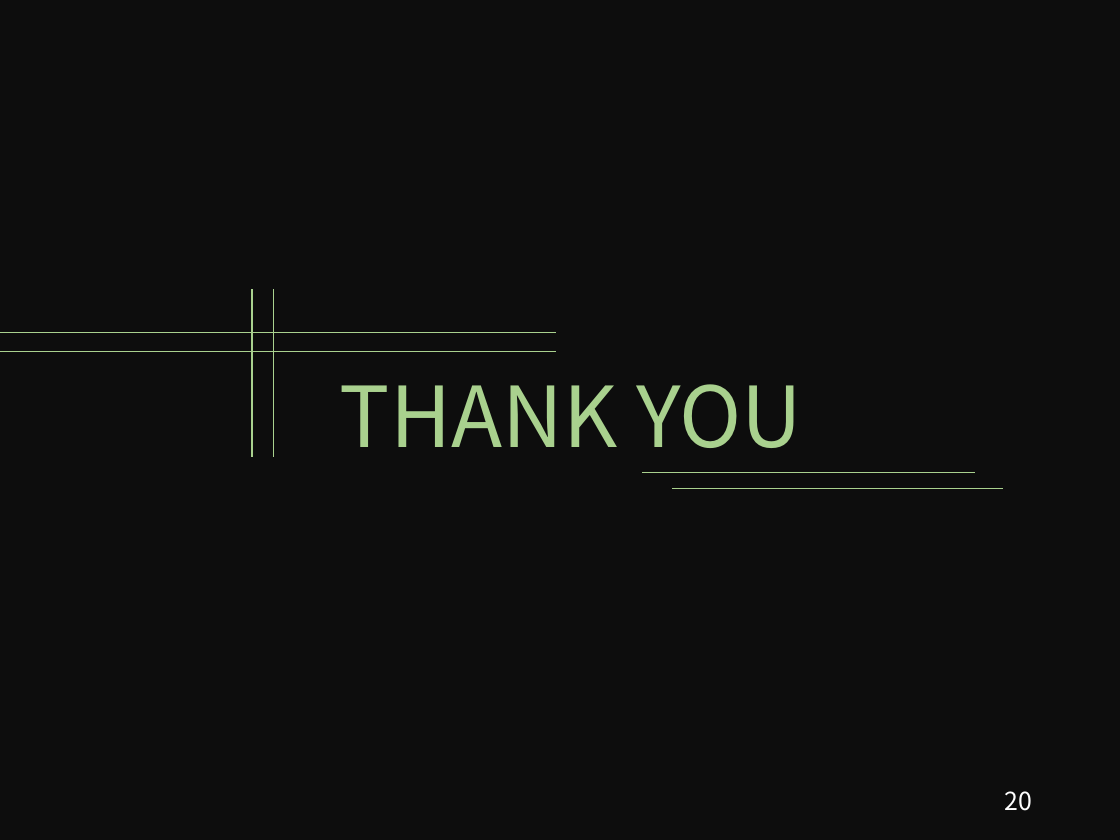
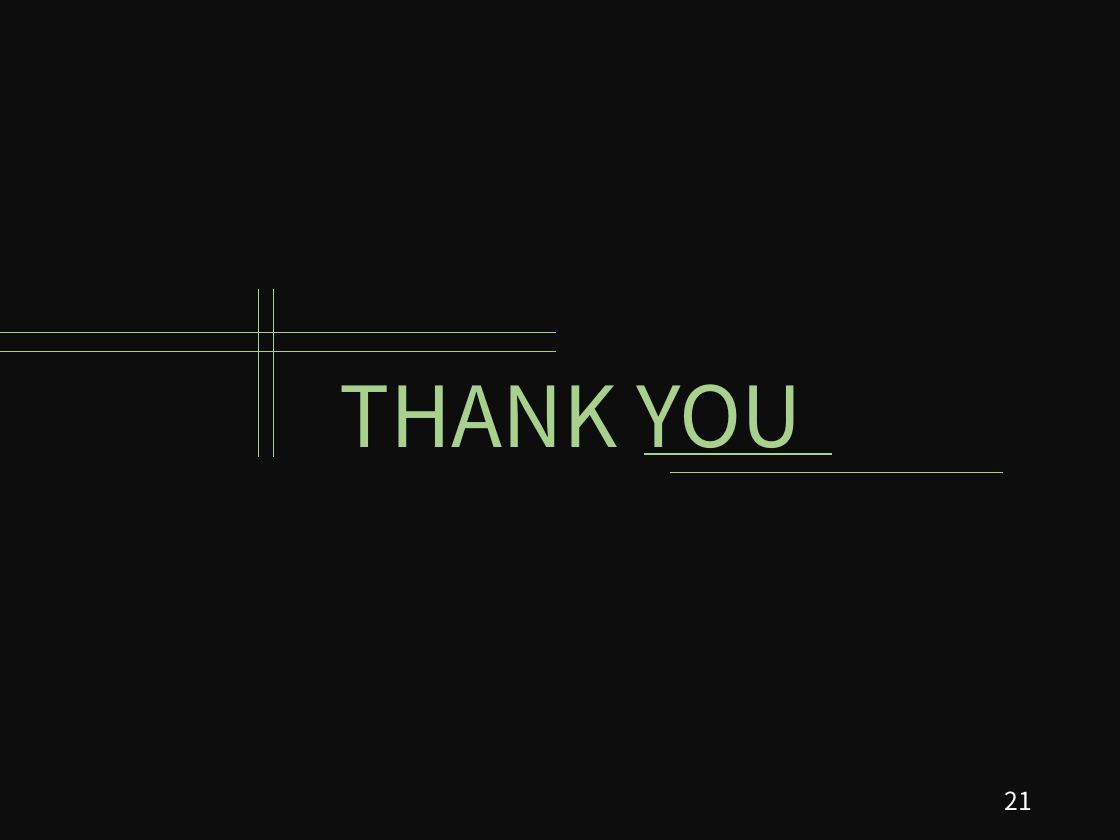
Before and after one commit to NTUST/105-team15, a slide deck: slide 21 of 105-15-final.pptx (slide 20 before the commit). Drawn at 1120x840 pixels with LibreOffice and Linux fonts; fonts in the diff are those of the drawing; background and template pictures are left out; a plain dark background stands for a picture behind light text. Boxes give left, top, right and bottom in pixels: in the first picture for what was removed or moved away, otherwise in the second. Text is boxed around its words. In the diff, an @@ line names an element or a change of style, - is before the commit and + after.

```diff
--- a/105-15-final.pptx
+++ b/105-15-final.pptx
@@ line moved from (252, 289) - (252, 457) to (259, 289) - (259, 457) @@
@@ line moved from (672, 488) - (1004, 488) to (644, 454) - (832, 454) @@
@@ line moved from (643, 473) - (976, 473) to (670, 473) - (1002, 473) @@
@@ page number at box(1004, 791, 1032, 810): text changed @@
-20
+21
```
Also in this commit, not shown: 4 other slides changed, 2 slides added, 1 slide removed.
